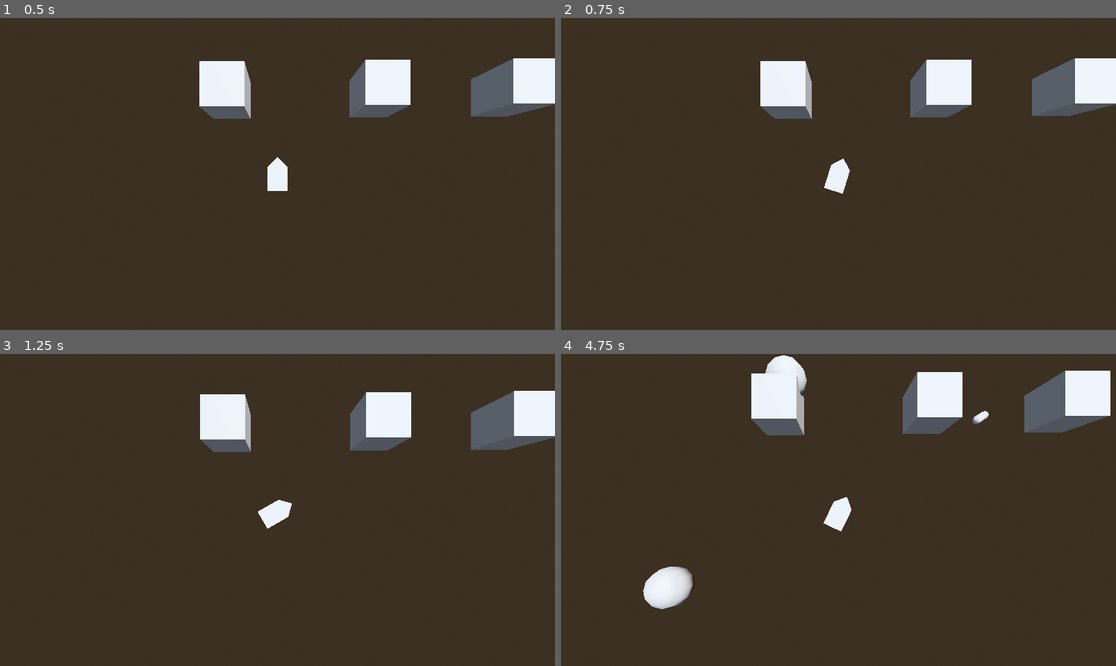
Above: before the commit, frames 1-4 (two rows, left to right).
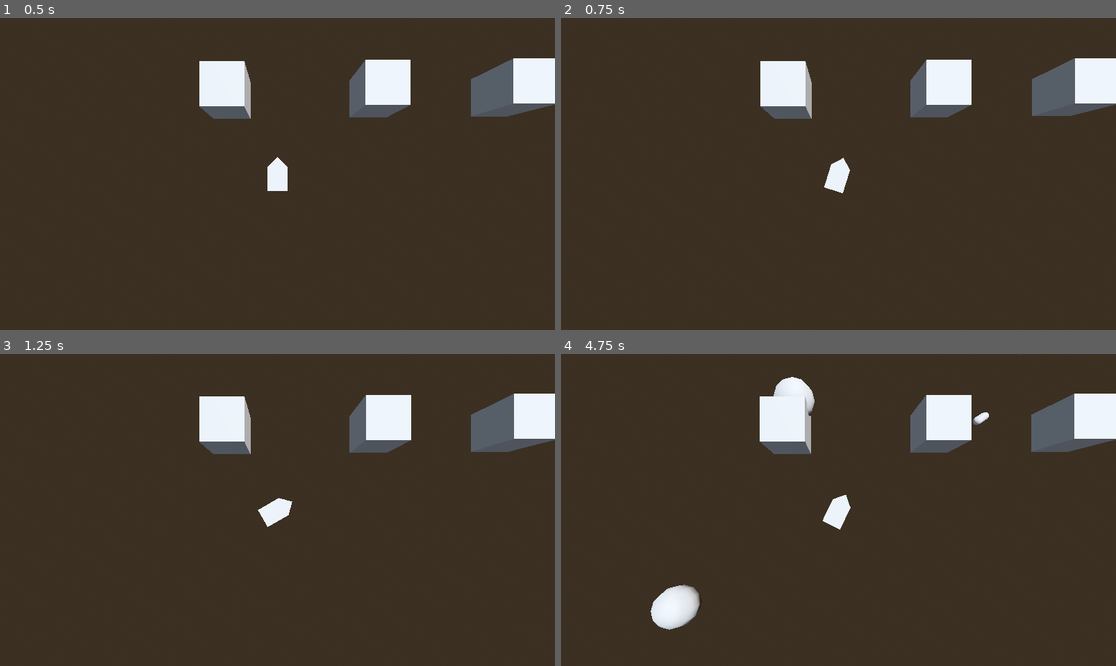
Above: after the commit, the same moments.

Repository: TheiaB/propaganda-asteroids
Game: Godot game, scene res://scenes/game.tscn
Two runs of this game, one before a commit and one after it. Both use one fixed random seed, a clock stepped at 60 frames per second and the inputs below.
Inputs:
- Up to frame 1 (0.5 s): no input
- Up to frame 2 (0.75 s): tap Enter at 0.5 s; hold D (right) from 0.53 s (still down); tap S (break) at 0.6 s
- Up to frame 3 (1.25 s): keep holding D (right)
- Up to frame 4 (4.75 s): release D (right) at 1.28 s; hold A (left) 1.28-2.03 s; tap one key every 0.75 s from 1.35 s: W (gas) J (shoot) S (break) W (gas) J (shoot); hold D (right) 2.03-3.53 s; hold A (left) from 3.53 s (still down)

Frame 1 is identical in both runs. In frame 2, less than 0.1% of the frame differs, in the area x 36-100%, y 14-57%; in frame 3, 0.8%; in frame 4, 8.5%, in the area x 14-100%, y 0-89%.

Commit message:
add itme stuff

Diff:
--- /dev/null
+++ b/scenes/basic_shield.tscn
@@ -0,0 +1,6 @@
+[gd_scene load_steps=2 format=3 uid="uid://ccnircavlsand"]
+
+[ext_resource type="Script" uid="uid://b2jwtio5e2xm" path="res://scripts/basic_shield.gd" id="1_7uk2p"]
+
+[node name="basic_shield" type="Node"]
+script = ExtResource("1_7uk2p")
--- a/scenes/game.tscn
+++ b/scenes/game.tscn
@@ -6,6 +6,8 @@
 [ext_resource type="PackedScene" uid="uid://ccdafq5nlkpgj" path="res://scenes/basic_weapon.tscn" id="5_iywne"]
 [ext_resource type="PackedScene" uid="uid://cyg2e5xslvje3" path="res://scenes/asteroid_manager.tscn" id="5_p57ef"]
 [ext_resource type="Script" uid="uid://cle63b14ouwvl" path="res://scripts/item.gd" id="5_u5sy4"]
+[ext_resource type="PackedScene" uid="uid://ccnircavlsand" path="res://scenes/basic_shield.tscn" id="7_u5sy4"]
+[ext_resource type="PackedScene" uid="uid://cpdqixphjaa3d" path="res://scenes/passive_speed_boost.tscn" id="8_gee14"]
 
 [sub_resource type="ProceduralSkyMaterial" id="ProceduralSkyMaterial_80nbo"]
 sky_horizon_color = Color(0.662243, 0.671743, 0.686743, 1)
@@ -46,10 +48,12 @@
 [node name="WorldEnvironment" type="WorldEnvironment" parent="."]
 environment = SubResource("Environment_feb5d")
 
-[node name="Ship" parent="." node_paths=PackedStringArray("weapon") instance=ExtResource("2_lnu2h")]
+[node name="Ship" parent="." node_paths=PackedStringArray("weapon", "shield", "items") instance=ExtResource("2_lnu2h")]
 unique_name_in_owner = true
 transform = Transform3D(0.5, 0, 0, 0, 0.5, 0, 0, 0, 0.5, 0, 0, 0)
 weapon = NodePath("../Items/Weapons/basic_weapon")
+shield = NodePath("../Items/Shields/basic_shield")
+items = [NodePath("../Items/Generic_Items/passive_speed_boost")]
 
 [node name="ForScale" type="Node" parent="."]
 
@@ -117,3 +121,11 @@
 [node name="Weapons" type="Node" parent="Items"]
 
 [node name="basic_weapon" parent="Items/Weapons" instance=ExtResource("5_iywne")]
+
+[node name="Shields" type="Node" parent="Items"]
+
+[node name="basic_shield" parent="Items/Shields" instance=ExtResource("7_u5sy4")]
+
+[node name="Generic_Items" type="Node" parent="Items"]
+
+[node name="passive_speed_boost" parent="Items/Generic_Items" instance=ExtResource("8_gee14")]
--- /dev/null
+++ b/scenes/passive_speed_boost.tscn
@@ -0,0 +1,7 @@
+[gd_scene load_steps=2 format=3 uid="uid://cpdqixphjaa3d"]
+
+[ext_resource type="Script" uid="uid://bdsn3msak3gh1" path="res://scripts/passive_speed_boost.gd" id="1_r467o"]
+
+[node name="passive_speed_boost" type="Node"]
+script = ExtResource("1_r467o")
+metadata/_custom_type_script = "uid://c3pv4m1xhxmy5"
--- a/scripts/asteroid.gd
+++ b/scripts/asteroid.gd
@@ -22,5 +22,5 @@
 
 
 func _on_area_3d_body_entered(ship: Ship) -> void:
-	ship.on_collision_with_asteroid(damage)
+	ship.on_collision_with_asteroid(ship.weapon.weapon_damage)
 	queue_free()
--- /dev/null
+++ b/scripts/basic_shield.gd
@@ -0,0 +1,4 @@
+extends Shield
+
+func _ready() -> void:
+	health = 1
--- a/scripts/basic_weapon.gd
+++ b/scripts/basic_weapon.gd
@@ -1,3 +1,4 @@
 extends Weapon
 
-@export var weapon_damage := 1
+func _ready() -> void:
+	weapon_damage = 1
--- /dev/null
+++ b/scripts/generic_item.gd
@@ -0,0 +1,6 @@
+extends Item
+
+class_name Generic_Item
+
+func load_attributes(ship: Ship):
+	pass
--- /dev/null
+++ b/scripts/passive_speed_boost.gd
@@ -0,0 +1,7 @@
+extends Generic_Item
+
+func _ready() -> void:
+	pass # Replace with function body.
+
+func load_attributes(ship: Ship):
+	ship.MAX_SPEED = 0.1
--- /dev/null
+++ b/scripts/shield.gd
@@ -0,0 +1,5 @@
+extends Item
+
+class_name Shield
+
+@export var health := 1
--- a/scripts/ship.gd
+++ b/scripts/ship.gd
@@ -13,18 +13,26 @@
 signal laser_shot
 
 @export var weapon: Weapon
-@export var health := 5
+@export var shield: Shield
+@export var items: Array[Generic_Item]
 
 @onready var muzzle := $Muzzle
 
 var laser_scene = preload("res://scenes/laser.tscn")
 
+func load_item_attributes():
+	for item in items:
+		item.load_attributes(self)
+
+func _ready() -> void:
+	load_item_attributes()
+
 func on_collide_with_static_body(collision:KinematicCollision3D):
 	emit_signal("player_hit_static_body")
 
 func on_collision_with_asteroid(damage):
-	health -= damage
-	if health <= 0:
+	shield.health -= damage
+	if shield.health <= 0:
 		queue_free()
 
 func _process(delta):
--- a/scripts/weapon.gd
+++ b/scripts/weapon.gd
@@ -1,3 +1,5 @@
 extends Item
 
 class_name Weapon
+
+@export var weapon_damage := 1
Not shown: 1 places in scenes/game.tscn that only renumber resources
Not shown, added: scripts/basic_shield.gd.uid
Not shown, added: scripts/generic_item.gd.uid
Not shown, added: scripts/passive_speed_boost.gd.uid
Not shown, added: scripts/shield.gd.uid
